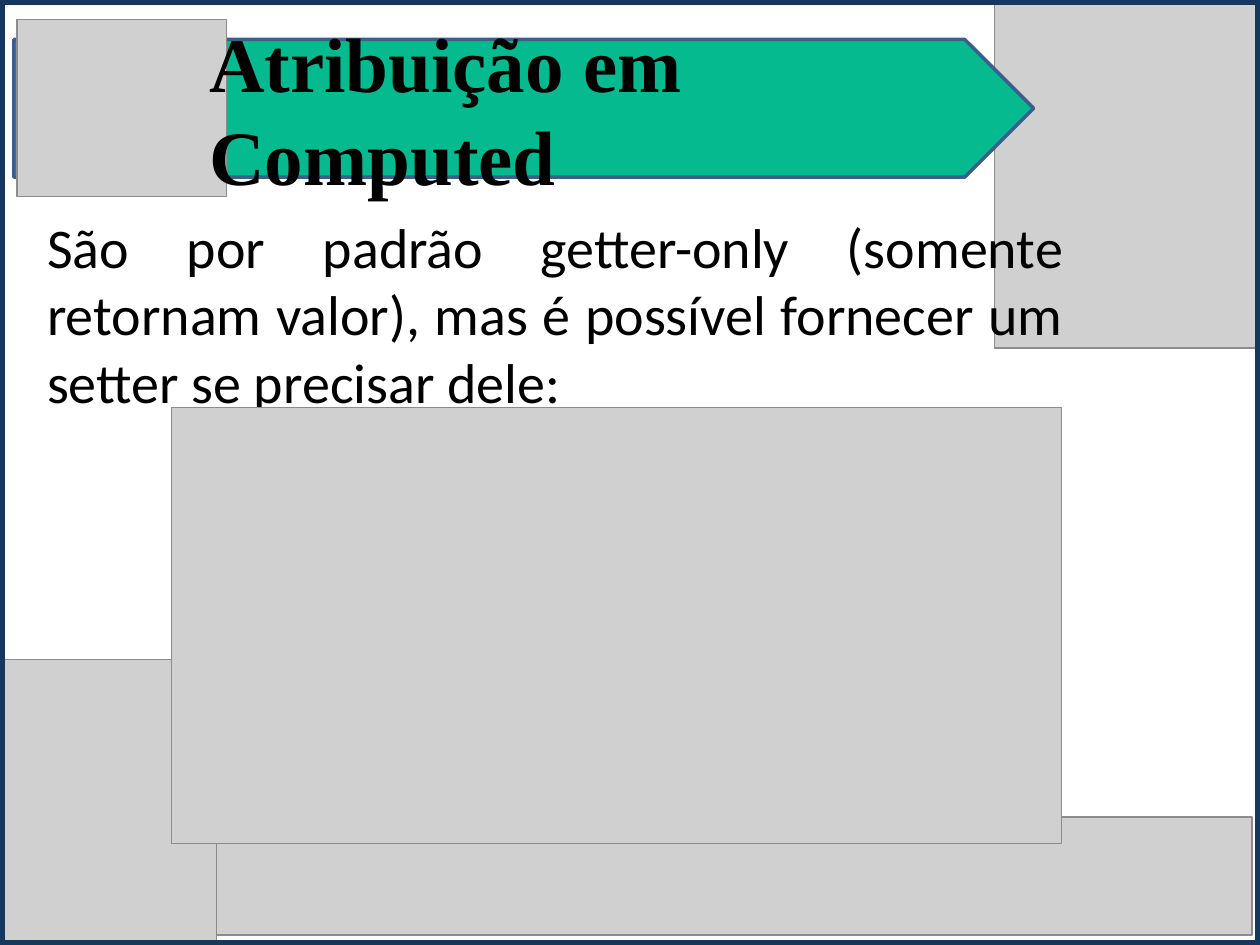
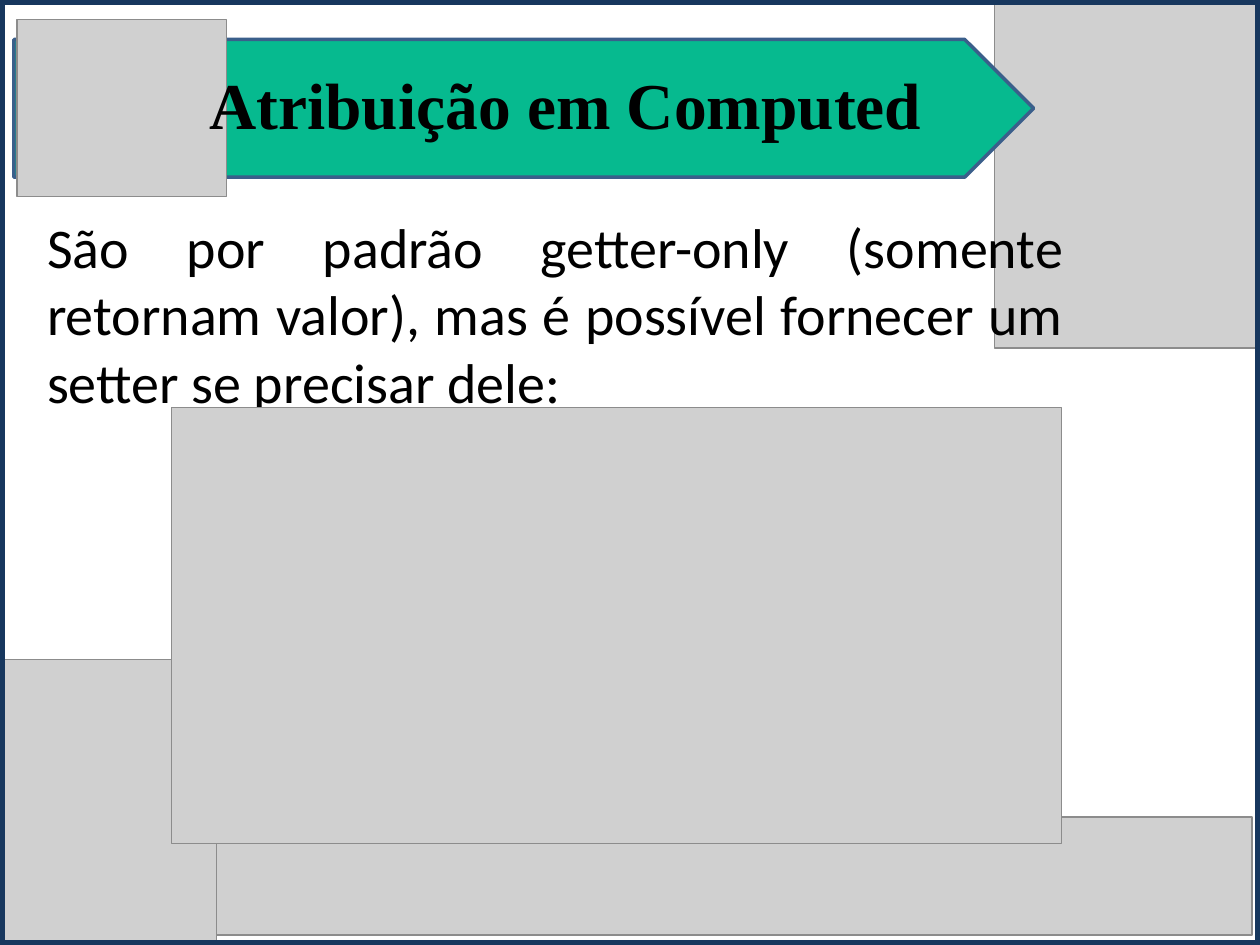
Before and after one commit to isamartins/t018_DesenvolvimentoWeb, a slide deck: slide 6 of trabalho_av2/Vuejs_Apresentacao.pptx. Drawn at 1260x945 pixels with LibreOffice and Linux fonts; fonts in the diff are those of the drawing; grey boxes stand for pictures. Boxes give left, top, right and bottom in pixels: in the first picture for what was removed or moved away, otherwise in the second. Text is boxed around its words. In the diff, an @@ line names an element or a change of style, - is before the commit and + after.

```diff
--- a/trabalho_av2/Vuejs_Apresentacao.pptx
+++ b/trabalho_av2/Vuejs_Apresentacao.pptx
@@ text "Atribuição em Computed" at (209, 78, 921, 141): size 44 to 37.4 pt; line spacing 1 to 0.9 @@
```
Also in this commit, not shown: 10 other slides changed, 5 slides added, 1 slide removed, 3 other files.
